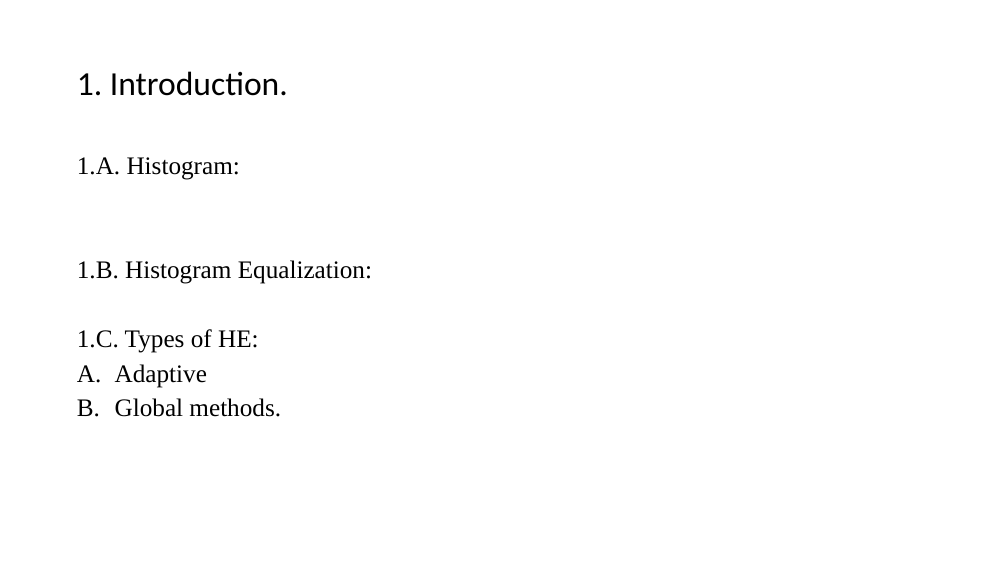
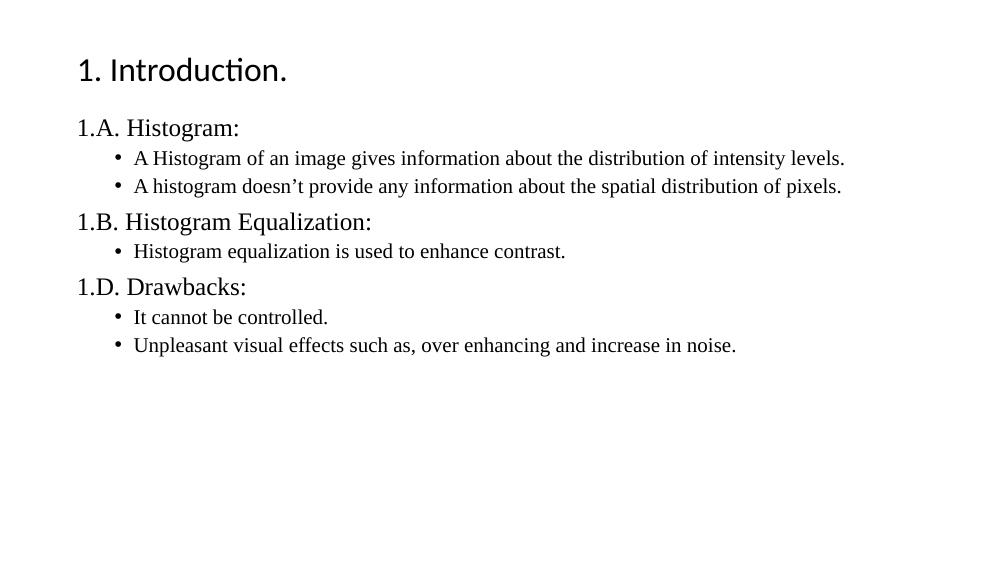
Before and after one commit to lohith921/DIP, a slide deck: slide 3 of Project/Presentation.pptx. Drawn at 1008x567 pixels with LibreOffice and Linux fonts; fonts in the diff are those of the drawing. Boxes give left, top, right and bottom in pixels: in the first picture for what was removed or moved away, otherwise in the second. Text is boxed around its words. In the diff, an @@ line names an element or a change of style, - is before the commit and + after.

Commit message:
Introduction

```diff
--- a/Project/Presentation.pptx
+++ b/Project/Presentation.pptx
@@ title "1. Introduction.": place and size @@
-title "1. Introduction." at (77,71,288,96)
+title "1. Introduction." at (77,57,288,82)
@@ text "1.A. Histogram:": place and size @@
-text "1.A. Histogram:" at (77,157,372,417)
+text "1.A. Histogram:" at (77,119,845,357)
@@ text at (77,119,372,236): line spacing 0.8 to 0.9 @@
@@ text at (134,150,845,198): paragraphs added @@
+  • A Histogram of an image gives information about the distribution of intensity levels.
+  • A histogram doesn’t provide any information about the spatial distribution of pixels.
@@ text at (77,243,737,357): text changed; size 24 to 20 pt @@
-1.C. Types of HE:
-A. Adaptive
-B. Global methods.
+  • Histogram equalization is used to enhance contrast.
+1.D. Drawbacks:
+  • It cannot be controlled.
+  • Unpleasant visual effects such as, over enhancing and increase in noise.
```
Also in this commit, not shown: 1 other slide changed, 1 slide added, 1 slide removed.
